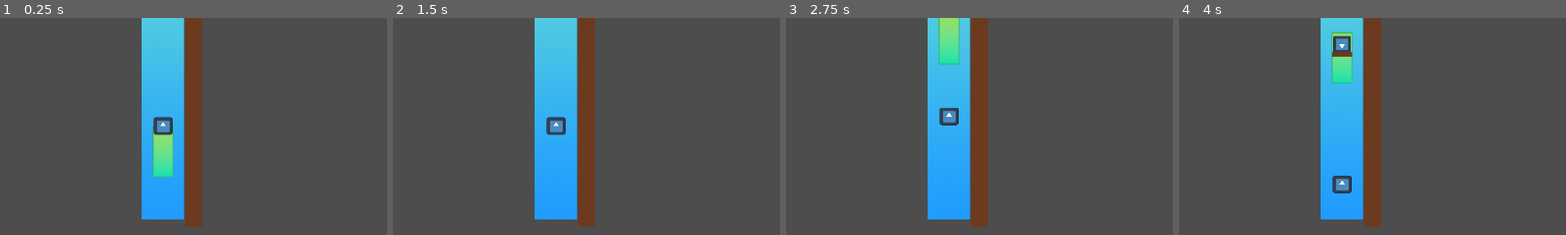
Above: before the commit, frames 1-4 (left to right).
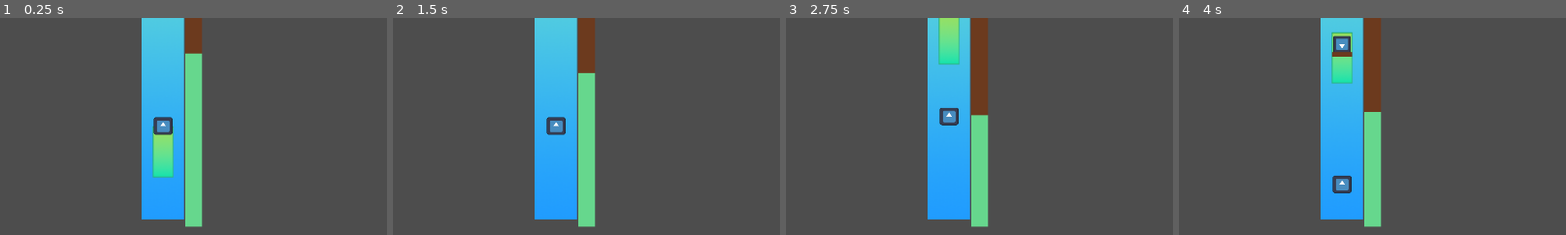
Above: after the commit, the same moments.

Repository: Anjellyrika/fishdew
Game: Godot game, scene res://src/main_level.tscn
The game is run twice, just before and just after one commit, with the same random seed, the same clock (stepped at 60 frames per second) and the same inputs. The engine's default icon, where the game draws it, is replaced by a stand-in: a white triangle on a blue panel in a dark square.
Inputs (mouse positions are % of the whole screen's width and height, from its top left):
- Up to frame 1 (0.25 s): no input
- Up to frame 2 (1.5 s): tap Enter at 0.5, 0.6 s; move the mouse to (72, 45) at 0.52 s; hold Space (up) from 0.53 s (still down); click (72, 45) at 0.67 s; move the mouse to (30, 55) at 1.27 s; tap F at 1.35 s
- Up to frame 3 (2.75 s): move the mouse to (60, 28) at 2.02 s; release Space (up) at 2.03 s; tap Enter at 2.1 s
- Up to frame 4 (4 s): move the mouse to (45, 70) at 2.77 s; hold Space (up) from 2.78 s (still down); tap F at 2.85 s; click (45, 70) at 2.92 s; move the mouse to (80, 65) at 3.52 s; tap Enter at 3.6 s
The pictures show only the part of the screen within x 30-80%, y 39-89%; the shares and areas given below are measured in that part.

The runs differ from the first frame. In frame 1, 3.6% of the frame differs, in the area x 47-53%, y 16-97%; in frame 2, 3.2%; in frame 3, 2.3%; in frame 4, 2.4%.

Commit message:
move `scoreDecrease` signal from bobber to fish script

Diff:
--- a/src/bobber.gd
+++ b/src/bobber.gd
@@ -1,8 +1,4 @@
 extends CharacterBody2D
-
-class_name Bobber
-
-signal scoreDecrease
 
 const VELOCITY: float = -30.0
 
@@ -18,7 +14,3 @@
 	var collision = move_and_collide(velocity * delta)
 	if collision:
 		velocity = velocity.bounce(collision.get_normal()) * 0.25
-
-func _on_fish_body_exited(body):
-	if body.get_name() == "Bobber":
-		scoreDecrease.emit()
--- a/src/fish.gd
+++ b/src/fish.gd
@@ -3,6 +3,7 @@
 class_name Fish
 
 signal scoreIncrease
+signal scoreDecrease
 
 @export var speed_bounds: Array
 var start_position: Vector2
@@ -41,13 +42,17 @@
 			edge_collision = false
 			wait()
 
+func wait():
+	if waitTimer.time_left == 0:
+		waitTimer.start(1)
+		moving = randi_range(0,1)
+
 func _on_body_entered(body):
 	if body.get_name() == "Bobber":
 		scoreIncrease.emit()
 	elif body.get_name() == "FishingRod":
 		edge_collision = true
 
-func wait():
-	if waitTimer.time_left == 0:
-		waitTimer.start(1)
-		moving = randi_range(0,1)
+func _on_body_exited(body):
+	if body.get_name() == "Bobber":
+		scoreDecrease.emit()
--- a/src/main_level.tscn
+++ b/src/main_level.tscn
@@ -1,10 +1,10 @@
-[gd_scene load_steps=9 format=3 uid="uid://ho8poh5181ml"]
+[gd_scene load_steps=9 format=3 uid="uid://dtbn7i43ffud3"]
 
 [ext_resource type="Texture2D" uid="uid://e6j3nuqccsvs" path="res://assets/background.png" id="1_2dg5d"]
 [ext_resource type="PackedScene" uid="uid://de6h5ffhco2kj" path="res://src/bobber.tscn" id="2_5ivr6"]
 [ext_resource type="PackedScene" uid="uid://sywnhmj87o7k" path="res://src/fish.tscn" id="4_7j1v3"]
-[ext_resource type="Script" path="res://src/Score.gd" id="4_diiqt"]
 [ext_resource type="PackedScene" uid="uid://dgkyari10d2gs" path="res://src/chest_spawner.tscn" id="4_m0004"]
+[ext_resource type="Script" path="res://src/FishScore.gd" id="5_vnl4l"]
 
 [sub_resource type="RectangleShape2D" id="RectangleShape2D_hi66l"]
 size = Vector2(63, 12)
@@ -46,7 +46,7 @@
 anchors_preset = 0
 metadata/_edit_use_anchors_ = true
 
-[node name="ProgressBar" type="ProgressBar" parent="Control" node_paths=PackedStringArray("fish", "bobber")]
+[node name="ProgressBar" type="ProgressBar" parent="Control" node_paths=PackedStringArray("fish")]
 layout_mode = 0
 offset_left = 620.0
 offset_top = 68.0
@@ -56,9 +56,8 @@
 theme_override_styles/fill = SubResource("StyleBoxFlat_ufmk4")
 fill_mode = 3
 show_percentage = false
-script = ExtResource("4_diiqt")
+script = ExtResource("5_vnl4l")
 fish = NodePath("../../Fish")
-bobber = NodePath("../../Bobber")
 
 [connection signal="body_entered" from="Fish" to="Fish" method="_on_body_entered"]
-[connection signal="body_exited" from="Fish" to="Bobber" method="_on_fish_body_exited"]
+[connection signal="body_exited" from="Fish" to="Fish" method="_on_body_exited"]
